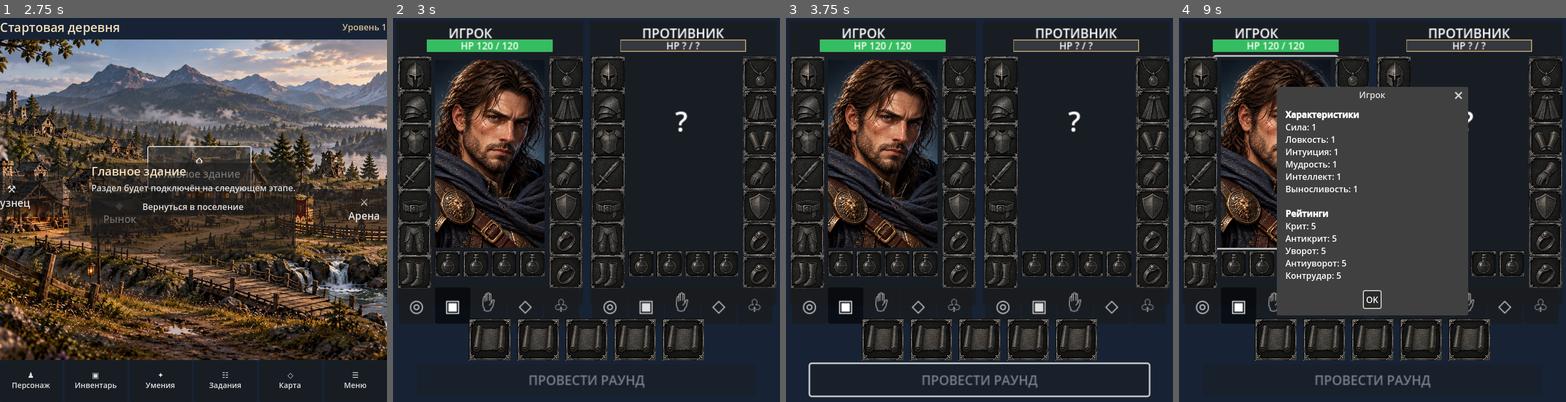
Above: before the commit, frames 1-4 (left to right).
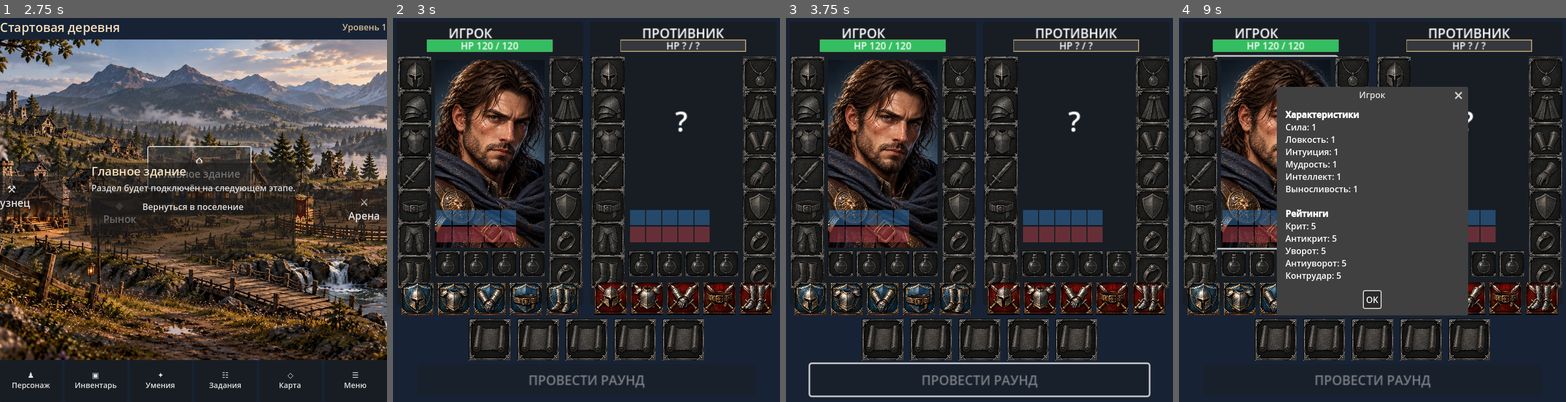
Above: after the commit, the same moments.

Repository: Archoniou1987/Battle-of-Artheon
Game: Godot game, scene res://scenes/main/main.tscn
Same seed, same stepped clock (60 frames per second), same inputs: the game is played once before the commit and once after it.
Inputs (mouse positions are in pixels of both pictures, inside the frame that each line leads up to):
- Up to frame 1 (2.75 s): click "⚒ Кузнец" at 0.5 s; click "◆ Рынок" at 1.25 s; click "⌂ Главное здание" at 2 s
- Up to frame 2 (3 s): click "⚔ Арена" at 2.75 s
- Up to frame 3 (3.75 s): click "♟ Персонаж" at 3.5 s
- Up to frame 4 (9 s): click "▣ Инвентарь" at 4.25 s; click "✦ Умения" at 5 s; click "☷ Задания" at 5.75 s; click "◇ Карта" at 6.5 s; click "☰ Меню" at 7.25 s; click "Вернуться в поселение" at 8 s; click (1275, 152) at 8.77 s

Frame 1 is identical in both runs. In frame 2, 8.6% of the frame differs, in the area x 1-98%, y 50-80%; in frame 3, 8.6%; in frame 4, 4.5%.

Commit message:
Connect attack and defense atlas and show portrait-bottom effect layout markers

Diff:
--- a/ui/arena/arena_screen.gd
+++ b/ui/arena/arena_screen.gd
@@ -8,7 +8,27 @@
 const SLOTS_RIGHT := ["neck", "back", "wrists", "hands", "off_hand", "ring1", "ring2"]
 const ZONES := ["head", "chest", "arms", "waist", "legs"]
 const ZONE_NAMES := ["Голова", "Корпус", "Руки", "Пояс", "Ноги"]
-const ZONE_ICONS := ["◎", "▣", "✋", "◇", "♧"]
+const COMBAT_ZONE_ATLAS := "res://assets/ui/slots/BOA_COMBAT_ZONES_ATLAS_V1.png"
+var zone_atlas: Texture2D
+var zone_textures: Dictionary = {}
+
+func _zone_texture(is_player: bool, index: int) -> Texture2D:
+	if zone_atlas == null:
+		if not ResourceLoader.exists(COMBAT_ZONE_ATLAS):
+			return null
+		zone_atlas = load(COMBAT_ZONE_ATLAS) as Texture2D
+	if zone_atlas == null:
+		return null
+	var cell_key := index if is_player else index + 5
+	if zone_textures.has(cell_key):
+		return zone_textures[cell_key] as Texture2D
+	var cell_width := float(zone_atlas.get_width()) / 5.0
+	var cell_height := float(zone_atlas.get_height()) / 2.0
+	var cropped := AtlasTexture.new()
+	cropped.atlas = zone_atlas
+	cropped.region = Rect2(index * cell_width, (0 if is_player else 1) * cell_height, cell_width, cell_height)
+	zone_textures[cell_key] = cropped
+	return cropped
 const SLOT_SYMBOLS := {"head":"♙", "shoulders":"♜", "neck":"◉", "back":"▤", "chest":"▣", "wrists":"▥", "hands":"✋", "waist":"▰", "legs":"♧", "feet":"♧", "main_hand":"⚔", "off_hand":"⬟", "ring1":"◯", "ring2":"◯"}
 const AVATAR_PATH := "res://assets/avatars/hero_realistic_01.png"
 
@@ -258,16 +278,21 @@
 			enemy_elixir_slots.append(elixir_button)
 	_update_elixir_slots()
 	var zone_row := HBoxContainer.new()
-	zone_row.position = Vector2(3, 330)
-	zone_row.add_theme_constant_override("separation", 1)
+	zone_row.position = Vector2(6, 324)
+	zone_row.add_theme_constant_override("separation", 5)
 	inner.add_child(zone_row)
 	for index in range(ZONES.size()):
 		var zone: String = ZONES[index]
 		var button := Button.new()
-		button.text = ZONE_ICONS[index]
-		button.add_theme_font_size_override("font_size", 21)
+		button.text = ""
+		var zone_texture := _zone_texture(is_player, index)
+		if zone_texture != null:
+			var zone_style := StyleBoxTexture.new()
+			zone_style.texture = zone_texture
+			for state in ["normal", "hover", "pressed", "disabled", "hover_pressed"]:
+				button.add_theme_stylebox_override(state, zone_style)
 		button.tooltip_text = ZONE_NAMES[index]
-		button.custom_minimum_size = Vector2(44, 34)
+		button.custom_minimum_size = Vector2(40, 40)
 		button.toggle_mode = true
 		button.button_pressed = is_player and zone == "chest"
 		button.pressed.connect(_select_zone.bind(is_player, zone))
@@ -280,16 +305,15 @@
 	# until actual effect data is supplied. No placeholder icons over the face.
 	for row_type in ["Баффы", "Дебаффы"]:
 		var row := HBoxContainer.new()
-		row.position = Vector2(50, 233 if row_type == "Баффы" else 254)
+		row.position = Vector2(50, 234 if row_type == "Баффы" else 255)
 		row.add_theme_constant_override("separation", 1)
-		row.visible = false
+		row.visible = true # Temporary debug markers for layout review
 		row.mouse_filter = Control.MOUSE_FILTER_IGNORE
 		inner.add_child(row)
 		for i in range(5):
-			var effect_icon := TextureRect.new()
+			var effect_icon := ColorRect.new()
 			effect_icon.custom_minimum_size = Vector2(19, 19)
-			effect_icon.expand_mode = TextureRect.EXPAND_IGNORE_SIZE
-			effect_icon.stretch_mode = TextureRect.STRETCH_KEEP_ASPECT_CENTERED
+			effect_icon.color = Color(0.18, 0.43, 0.65, 0.55) if row_type == "Баффы" else Color(0.65, 0.24, 0.28, 0.55)
 			effect_icon.mouse_filter = Control.MOUSE_FILTER_IGNORE
 			row.add_child(effect_icon)
 		effects_rows[("player_" if is_player else "enemy_") + row_type] = row
